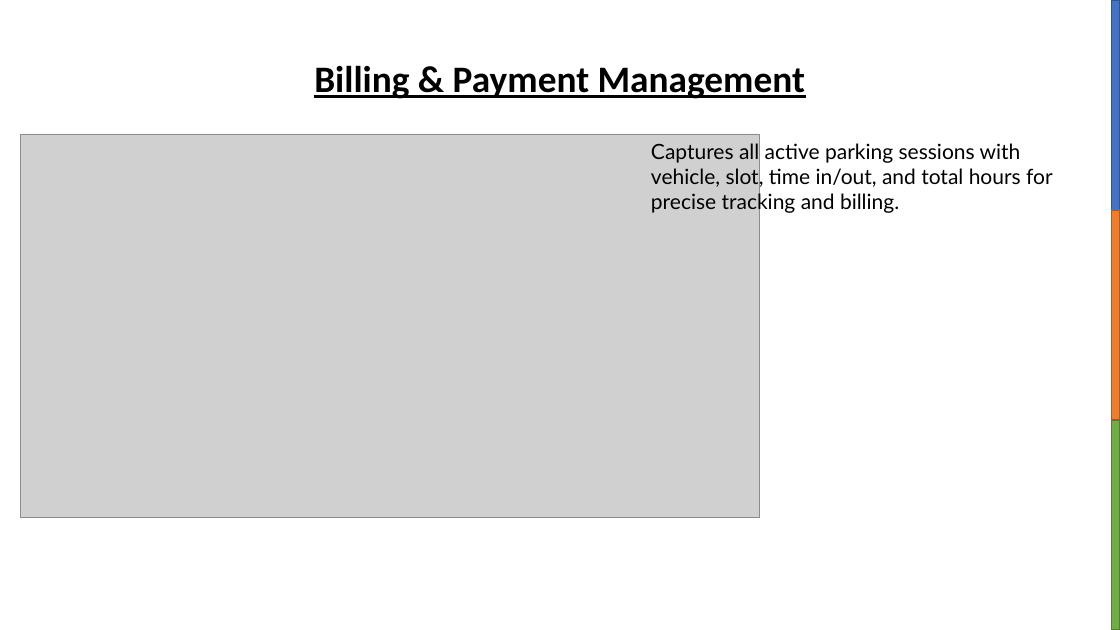
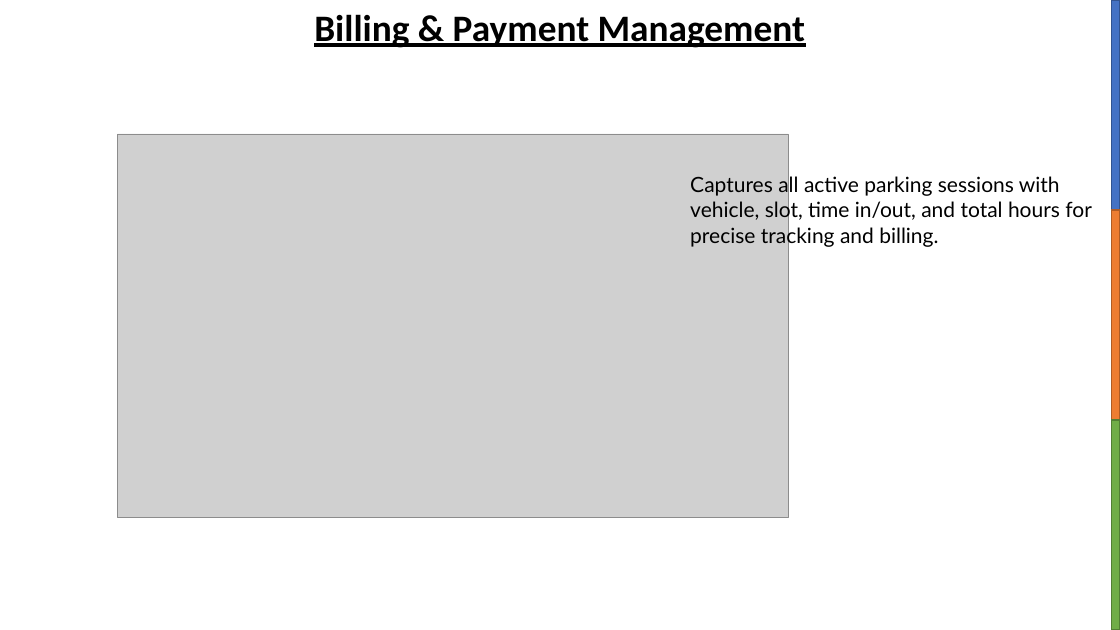
Before and after one commit to UdhayarajanJ/2202561-MCA-2025-2027, a slide deck: slide 7 of 1_Semester/MiniProject/documentation/presentation/mca-I-miniproject-presentation.pptx. Drawn at 1120x630 pixels with LibreOffice and Linux fonts; fonts in the diff are those of the drawing; grey boxes stand for pictures. Boxes give left, top, right and bottom in pixels: in the first picture for what was removed or moved away, otherwise in the second. Text is boxed around its words. In the diff, an @@ line names an element or a change of style, - is before the commit and + after.

```diff
--- a/1_Semester/MiniProject/documentation/presentation/mca-I-miniproject-presentation.pptx
+++ b/1_Semester/MiniProject/documentation/presentation/mca-I-miniproject-presentation.pptx
@@ text "Billing & Payment Management": place and size @@
-text "Billing & Payment Management" at bbox=[314, 65, 805, 99]
+text "Billing & Payment Management" at bbox=[314, 14, 805, 48]
@@ picture: place and size @@
-picture at bbox=[20, 134, 760, 518]
+picture at bbox=[118, 134, 788, 518]
@@ text "Captures all active parking sessions ...": place and size @@
-text "Captures all active parking sessions ..." at bbox=[651, 143, 1053, 214]
+text "Captures all active parking sessions ..." at bbox=[690, 174, 1092, 247]
```
Also in this commit, not shown: 1 other slide changed.
